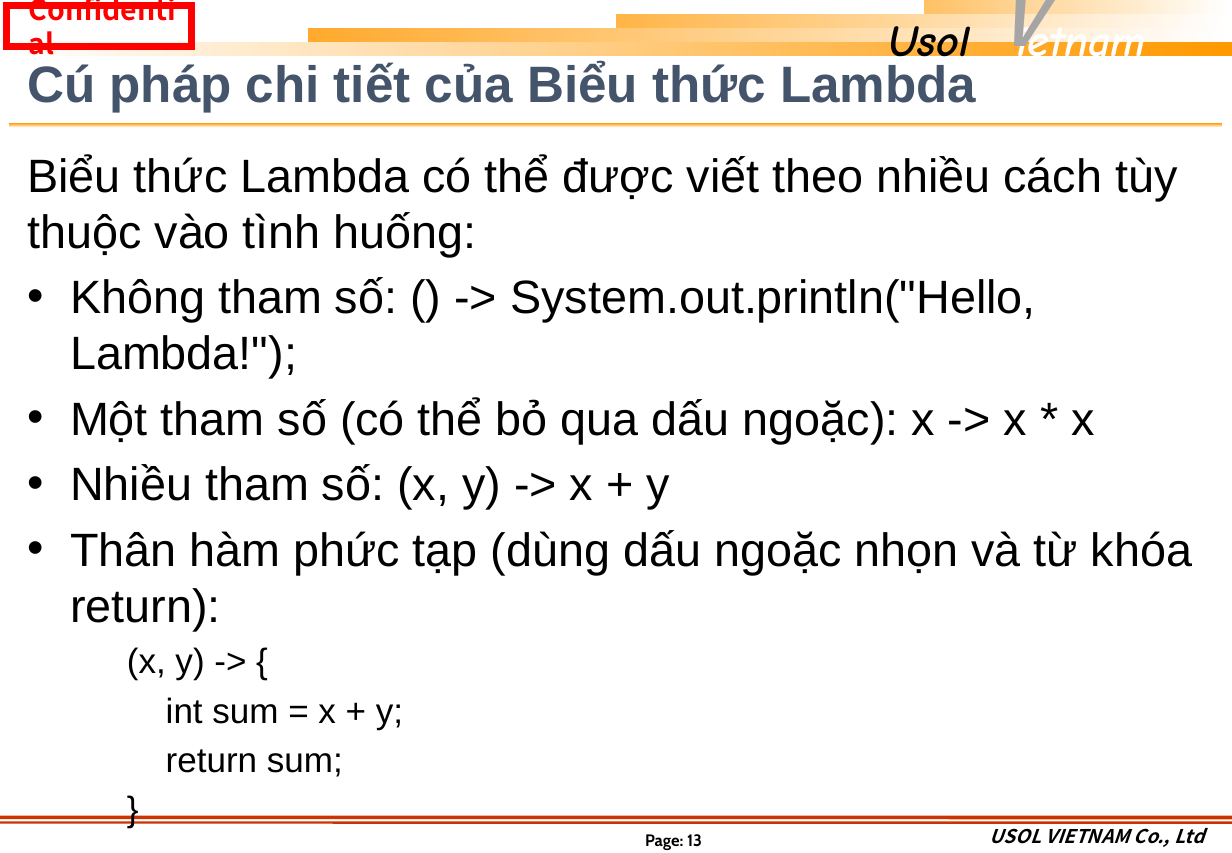
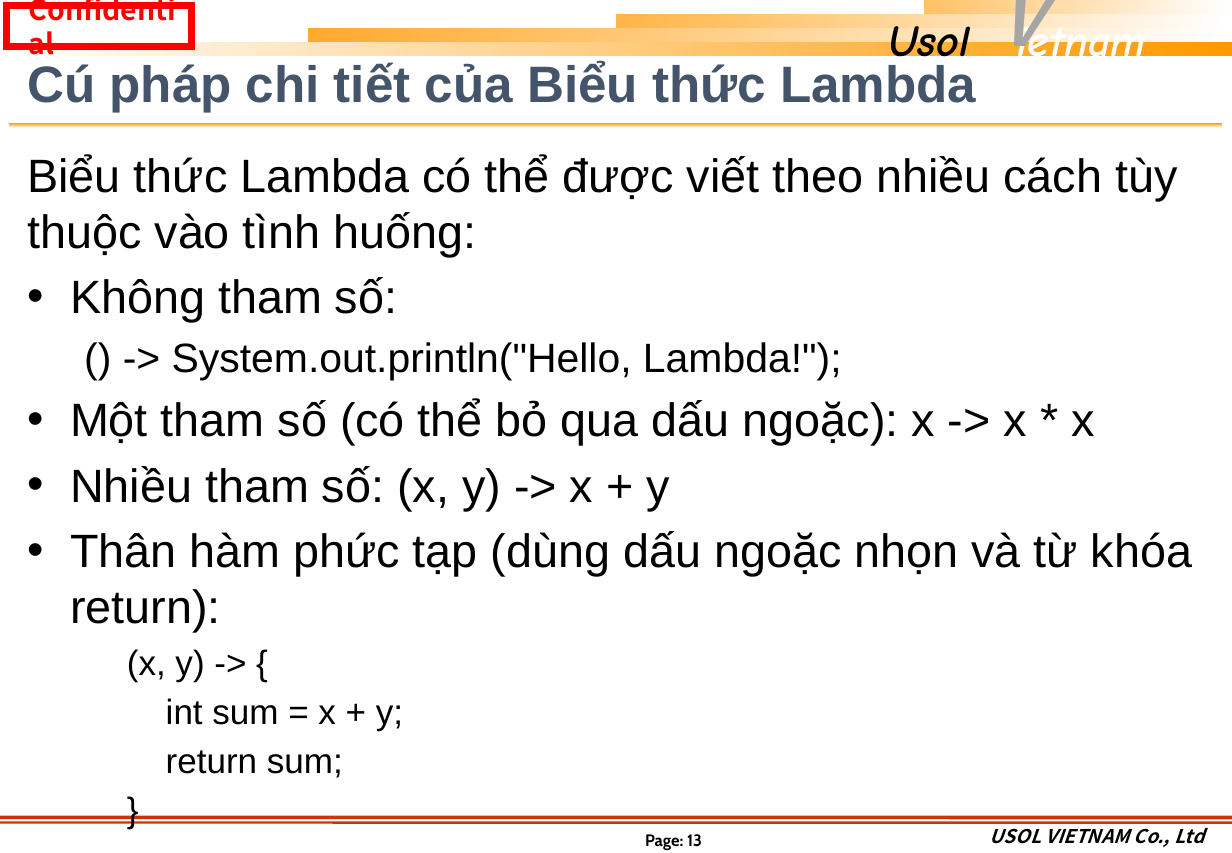
Before and after one commit to khuongmaingoc/javaDoc, a slide deck: slide 13 of Java_Week11_LE.pptx. Drawn at 1232x853 pixels with LibreOffice and Linux fonts; fonts in the diff are those of the drawing; background and template pictures are left out. Boxes give left, top, right and bottom in pixels: in the first picture for what was removed or moved away, otherwise in the second. Text is boxed around its words. In the diff, an @@ line names an element or a change of style, - is before the commit and + after.

```diff
--- a/Java_Week11_LE.pptx
+++ b/Java_Week11_LE.pptx
@@ text at box(70, 277, 842, 380): text changed; size 29.6 to 25.9 pt @@
-• Không tham số: () -> System.out.println("Hello, Lambda!");
+• Không tham số:
+  () -> System.out.println("Hello, Lambda!");
```
Also in this commit, not shown: 2 other slides changed, 9 slides added, 1 slide removed, 2 other files.
